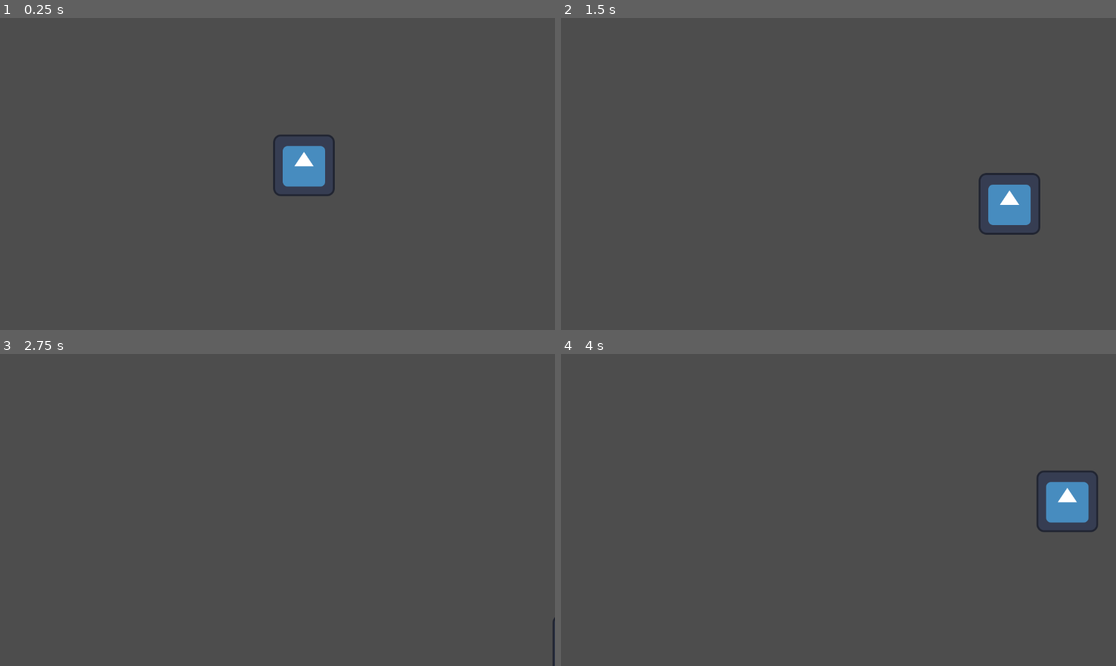
Above: before the commit, frames 1-4 (two rows, left to right).
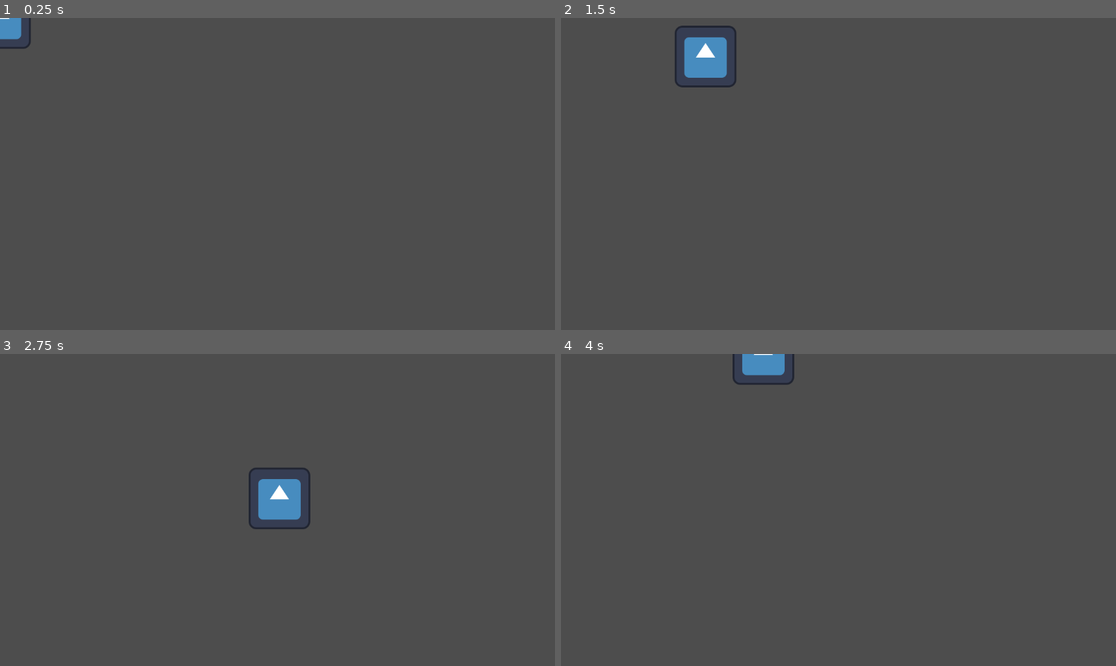
Above: after the commit, the same moments.

Repository: lilmax6969/small-seed_island-gd
Game: Godot game, scene res://scene/outside.tscn
Two runs of this game, one before a commit and one after it. Both use one fixed random seed, a clock stepped at 60 frames per second and the inputs below. The engine's default icon, where the game draws it, is replaced by a stand-in: a white triangle on a blue panel in a dark square.
Inputs:
- Up to frame 1 (0.25 s): no input
- Up to frame 2 (1.5 s): tap Enter at 0.5 s; hold D (right) 0.53-1.28 s; hold S (down) from 1.28 s (still down)
- Up to frame 3 (2.75 s): release S (down) at 2.03 s; hold D (right) from 2.03 s (still down)
- Up to frame 4 (4 s): release D (right) at 2.78 s; hold W (up) 2.78-3.53 s; hold A (left) from 3.53 s (still down)

The runs differ from the first frame. In frame 1, 1.6% of the frame differs, in the area x 0-61%, y 0-58%; in frame 2, 2.5%, in the area x 20-87%, y 2-70%; in frame 3, 1.3%; in frame 4, 1.9%.

Commit message:
create collision for the player

Diff:
--- a/scene/outside.tscn
+++ b/scene/outside.tscn
@@ -1,7 +1,10 @@
-[gd_scene load_steps=3 format=3 uid="uid://c8r4040pgkgl5"]
+[gd_scene load_steps=4 format=3 uid="uid://c8r4040pgkgl5"]
 
 [ext_resource type="Script" path="res://scene/character_body_2d.gd" id="1_66kcd"]
 [ext_resource type="Texture2D" uid="uid://dfr282v20gf02" path="res://icon.svg" id="2_pdjht"]
+
+[sub_resource type="RectangleShape2D" id="RectangleShape2D_d33mc"]
+size = Vector2(128, 128)
 
 [node name="Node2D" type="Node2D"]
 
@@ -9,7 +12,7 @@
 script = ExtResource("1_66kcd")
 
 [node name="Sprite2D" type="Sprite2D" parent="CharacterBody2D"]
-position = Vector2(631, 306)
 texture = ExtResource("2_pdjht")
 
 [node name="CollisionShape2D" type="CollisionShape2D" parent="CharacterBody2D"]
+shape = SubResource("RectangleShape2D_d33mc")
